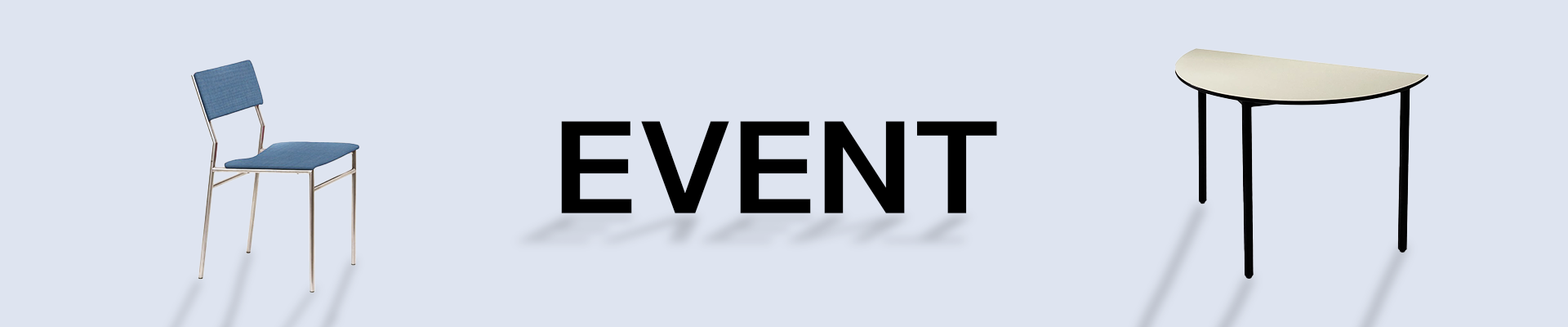
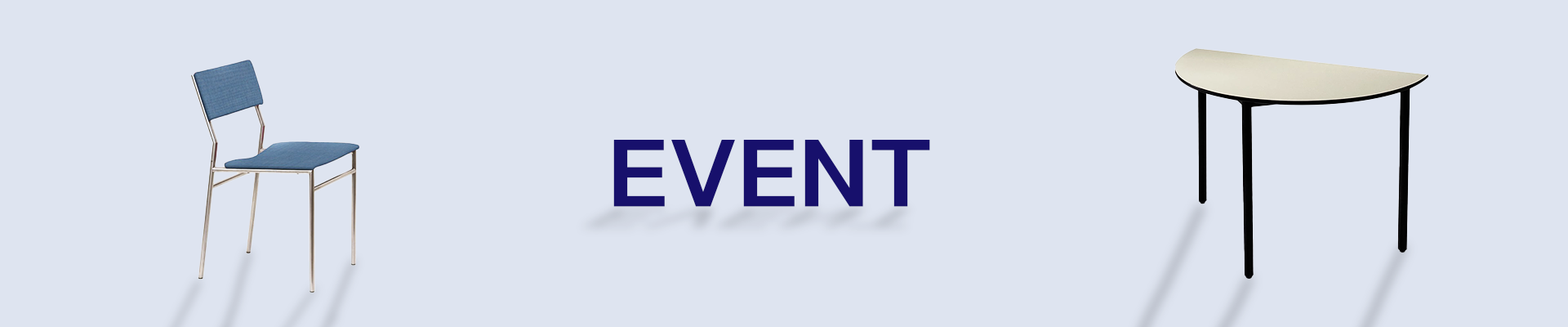
Revision of a layered 1568 x 327 image; what changed, layer by layer:
painted on "EVENT copy" over 515, 197, 974, 250
painted on "EVENT" over 561, 120, 998, 214